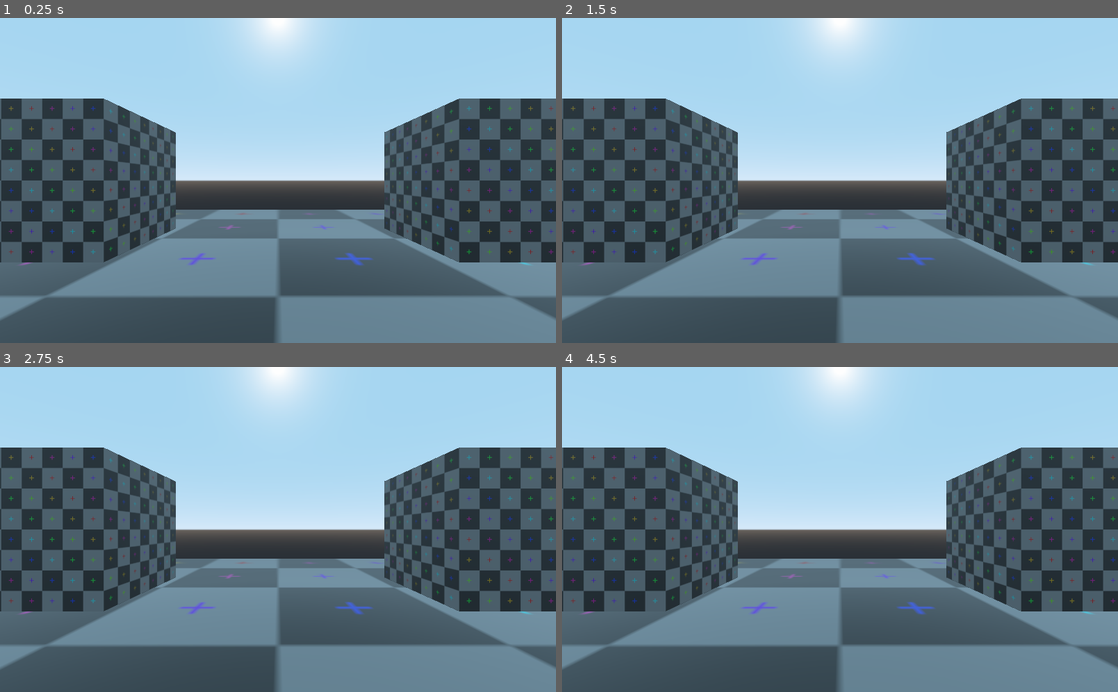
Above: before the commit, frames 1-4 (two rows, left to right).
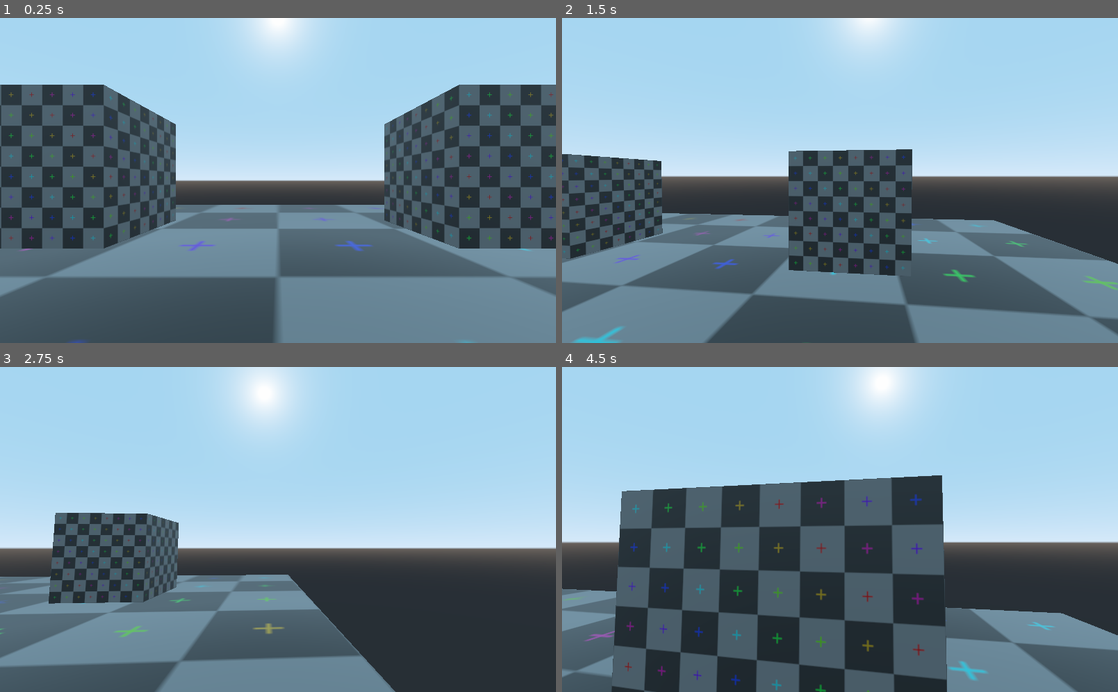
Above: after the commit, the same moments.

Repository: zodzan/deliver-game
Game: Godot game, scene res://scenes/game/game.tscn
Two runs of this game, one before a commit and one after it. Both use one fixed random seed, a clock stepped at 60 frames per second and the inputs below.
Inputs (mouse positions are in pixels of both pictures, inside the frame that each line leads up to):
- Up to frame 1 (0.25 s): no input
- Up to frame 2 (1.5 s): tap Enter at 0.5 s; move the mouse to (962, 164) at 0.52 s; hold D (move_right) 0.53-1.28 s; hold Right mouse button (alt_fire) 0.53-1.28 s; tap Space (jump) at 0.77, 1.07 s; click (962, 164) at 0.8 s; move the mouse to (728, 196) at 1.27 s; hold S (move_back) from 1.28 s (still down); click (728, 196) at 1.35 s
- Up to frame 3 (2.75 s): tap Space (jump) at 1.52, 1.82, 2.3 s; tap E (use) at 1.55 s; move the mouse to (333, 458) at 2.02 s; release S (move_back) at 2.03 s; hold D (move_right) from 2.03 s (still down); hold E (use) from 2.03 s (still down)
- Up to frame 4 (4.5 s): move the mouse to (812, 594) at 2.77 s; release D (move_right) at 2.78 s; release E (use) at 2.78 s; hold W (move_forward) 2.78-3.53 s; tap Space (jump) at 2.85, 3.02, 3.32, 3.77, 4.07 s; right-click (812, 594) at 3.05 s; move the mouse to (1006, 578) at 3.52 s; hold Right mouse button (alt_fire) 3.53-4.28 s; hold A (move_left) from 3.53 s (still down); click (1006, 578) at 3.8 s; tap Escape (ui_cancel) at 4.15 s; move the mouse to (673, 480) at 4.27 s; click (673, 480) at 4.35 s

The runs differ from the first frame. In frame 1, 30% of the frame differs, in the area x 0-100%, y 20-100%; in frame 2, 45%; in frame 3, 49%; in frame 4, 53%, in the area x 0-100%, y 0-100%.

Commit message:
player: basic movement and rotation implemented

Diff:
--- a/deliver/project.godot
+++ b/deliver/project.godot
@@ -111,6 +111,17 @@
  ]
 }
 
+[layer_names]
+
+3d_physics/layer_1="player"
+3d_physics/layer_2="enemy"
+3d_physics/layer_3="item"
+3d_physics/layer_4="environment"
+
+[physics]
+
+common/physics_fps=144
+
 [rendering]
 
 environment/default_environment="res://default_env.tres"
--- a/deliver/scenes/player/player.tscn
+++ b/deliver/scenes/player/player.tscn
@@ -1,27 +1,22 @@
-[gd_scene load_steps=5 format=2]
+[gd_scene load_steps=4 format=2]
 
 [ext_resource path="res://src/actor/player/player.gd" type="Script" id=1]
 [ext_resource path="res://src/controller/controller.gd" type="Script" id=2]
 
 [sub_resource type="CapsuleShape" id=1]
 
-[sub_resource type="RayShape" id=2]
-
 [node name="Player" type="KinematicBody"]
+collision_mask = 14
 script = ExtResource( 1 )
 
 [node name="CameraHolder" type="Spatial" parent="."]
-transform = Transform( 1, 0, 0, 0, 1, 0, 0, 0, 1, 0, 3, 0 )
+transform = Transform( 1, 0, 0, 0, 1, 0, 0, 0, 1, 0, 2.49383, 0 )
 
 [node name="Camera" type="Camera" parent="CameraHolder"]
 
 [node name="BodyCollision" type="CollisionShape" parent="."]
-transform = Transform( 1, 0, 0, 0, -4.37114e-08, 1, 0, -1, -4.37114e-08, 0, 2, 0 )
+transform = Transform( 1, 0, 0, 0, -4.37114e-08, 1, 0, -1, -4.37114e-08, 0, 1.5, 0 )
 shape = SubResource( 1 )
-
-[node name="GroundCollision" type="CollisionShape" parent="."]
-transform = Transform( 1, 0, 0, 0, -4.37114e-08, -1, 0, 1, -4.37114e-08, 0, 1, 0 )
-shape = SubResource( 2 )
 
 [node name="Controller" type="Node" parent="."]
 script = ExtResource( 2 )
--- a/deliver/src/actor/actor.gd
+++ b/deliver/src/actor/actor.gd
@@ -1,6 +1,9 @@
 extends KinematicBody
 
 class_name Actor
+
+var direction: Vector3
+var velocity: Vector3
 
 # warning-ignore:unused_argument
 func receive_health(heal: float) -> void:
--- a/deliver/src/actor/player/player.gd
+++ b/deliver/src/actor/player/player.gd
@@ -2,11 +2,30 @@
 
 class_name Player
 
+const PITCH_ANGLE_EPSILON = 0.05
+const MAX_PITCH_ANGLE = 90.0
+const MIN_PITCH_ANGLE = -90.0
+
+const GRAVITY = 19.0
+const MAX_MOVE_SPEED = 15.0
+const JUMP_SPEED = 10.0
+const ACCELERATION = 6.0
+const FRICTION = 6.0
+
 var controller: Controller
+
+var camera_holder: Spatial
+var camera: Camera
+
+var yaw: float
+var pitch: float
 
 func _ready() -> void:
     controller = $Controller
+    camera_holder = $CameraHolder
+    camera = $CameraHolder/Camera
 
+    controller.set_mouse_captured(true)
     set_process_unhandled_input(true)
     set_physics_process(true)
 
@@ -14,19 +33,91 @@
     controller.process_mouse_motion_input(event)
 
     if controller.jump_wish(event):
-        print("INPUT: jump")
+        process_jump()
 
     if controller.fire_wish(event):
-        print("INPUT: fire")
+        process_fire()
     elif controller.alt_fire_wish(event):
-        print("INPUT: alt_fire")
+        process_alt_fire()
 
     if controller.use_wish(event):
-        print("INPUT: use")
+        process_use()
 
     var slot_wish: int = controller.slot_wish(event)
     if slot_wish != controller.SLOT_WISH.NONE:
-        print("INPUT: slot_", slot_wish)
+        process_slot_swap(slot_wish)
+
+    if event.is_action_pressed("ui_cancel"):
+        if Input.get_mouse_mode() == Input.MOUSE_MODE_CAPTURED:
+            controller.set_mouse_captured(false)
+        elif Input.get_mouse_mode() == Input.MOUSE_MODE_VISIBLE:
+            controller.set_mouse_captured(true)
 
 func _physics_process(delta: float) -> void:
     controller.process_direction_input()
+    process_direction()
+    process_movement(delta)
+    process_rotation(delta)
+
+    transform = transform.orthonormalized()
+
+func process_direction() -> void:
+    var camera_transform: Transform = camera.get_global_transform()
+
+    direction = Vector3.ZERO
+    direction += camera_transform.basis.z * controller.direction_input.y * -1
+    direction += camera_transform.basis.x * controller.direction_input.x
+
+func process_movement(delta: float) -> void:
+    var h_direction: Vector3 = Vector3(direction.x, 0, direction.z)
+    var h_velocity: Vector3 = Vector3(velocity.x, 0, velocity.z)
+    var target_velocity: Vector3
+    var acceleration: float
+
+    h_direction = h_direction.normalized()
+    target_velocity = h_direction * MAX_MOVE_SPEED
+
+    if h_direction.dot(h_velocity) > 0:
+        acceleration = ACCELERATION
+    else:
+        acceleration = FRICTION
+
+    h_velocity = h_velocity.linear_interpolate(target_velocity, acceleration * delta)
+    velocity.x = h_velocity.x
+    velocity.y -= GRAVITY * delta
+    velocity.z = h_velocity.z
+    velocity = move_and_slide(velocity, Vector3.UP)
+
+func process_rotation(delta: float) -> void:
+    var rot_x: float
+
+    yaw = controller.mouse_motion_input.x
+    pitch = controller.mouse_motion_input.y
+
+    rotate_y(deg2rad(yaw * delta))
+    camera_holder.rotate_x(deg2rad(pitch * delta))
+
+    rot_x = clamp(
+        camera_holder.rotation_degrees.x,
+        MIN_PITCH_ANGLE + PITCH_ANGLE_EPSILON,
+        MAX_PITCH_ANGLE - PITCH_ANGLE_EPSILON
+    )
+    camera_holder.rotation_degrees.x = rot_x
+
+    controller.mouse_motion_input = Vector2.ZERO
+
+func process_jump() -> void:
+    if is_on_floor():
+        velocity.y += JUMP_SPEED
+
+func process_use() -> void:
+    print("INPUT: use")
+
+func process_fire() -> void:
+    print("INPUT: fire")
+
+func process_alt_fire() -> void:
+    print("INPUT: alt_fire")
+
+func process_slot_swap(slot_wish: int) -> void:
+    print("INPUT: slot_", slot_wish)
--- a/deliver/src/settings/settings.gd
+++ b/deliver/src/settings/settings.gd
@@ -1,3 +1,5 @@
 extends Node
 
-var m_sensitivity: float
+const DEFAULT_M_SENSITIVITY = 5.0
+
+var m_sensitivity: float = DEFAULT_M_SENSITIVITY
--- a/deliver/tests/level/test_cube.tscn
+++ b/deliver/tests/level/test_cube.tscn
@@ -17,14 +17,15 @@
 "vertex_count": 36
 }
 
-[sub_resource type="ConcavePolygonShape" id=2]
-data = PoolVector3Array( 1, 1, 1, -1, 1, -1, 1, 1, -1, 1, 1, 1, -1, 1, 1, -1, 1, -1, -1, 1, 1, 1, -1, 1, -1, -1, 1, -1, 1, 1, 1, 1, 1, 1, -1, 1, -1, 1, -1, -1, -1, 1, -1, -1, -1, -1, 1, -1, -1, 1, 1, -1, -1, 1, -1, -1, 1, 1, -1, -1, -1, -1, -1, -1, -1, 1, 1, -1, 1, 1, -1, -1, 1, 1, 1, 1, -1, -1, 1, -1, 1, 1, 1, 1, 1, 1, -1, 1, -1, -1, 1, 1, -1, -1, -1, -1, 1, -1, -1, 1, 1, -1, -1, 1, -1, -1, -1, -1 )
+[sub_resource type="BoxShape" id=2]
 
 [node name="TestCube" type="MeshInstance"]
 mesh = SubResource( 1 )
 material/0 = null
 
 [node name="StaticBody" type="StaticBody" parent="."]
+collision_layer = 8
+collision_mask = 11
 
 [node name="CollisionShape" type="CollisionShape" parent="StaticBody"]
 shape = SubResource( 2 )
--- a/deliver/tests/level/test_level.tscn
+++ b/deliver/tests/level/test_level.tscn
@@ -4,6 +4,9 @@
 [ext_resource path="res://scenes/player/player.tscn" type="PackedScene" id=2]
 
 [node name="TestLevel" type="Spatial"]
+
+[node name="Player" parent="." instance=ExtResource( 2 )]
+transform = Transform( 1, 0, 0, 0, 1, 0, 0, 0, 1, 0, 0.5, 0 )
 
 [node name="TestFloor" parent="." instance=ExtResource( 1 )]
 transform = Transform( 24, 0, 0, 0, 0.5, 0, 0, 0, 24, 0, 0, 0 )
@@ -19,6 +22,3 @@
 
 [node name="TestCube3" parent="." instance=ExtResource( 1 )]
 transform = Transform( 3, 0, 0, 0, 3, 0, 0, 0, 3, 9.62574, 3.5, -11.4952 )
-
-[node name="Player" parent="." instance=ExtResource( 2 )]
-transform = Transform( 1, 0, 0, 0, 1, 0, 0, 0, 1, 0, 0.5, 0 )
